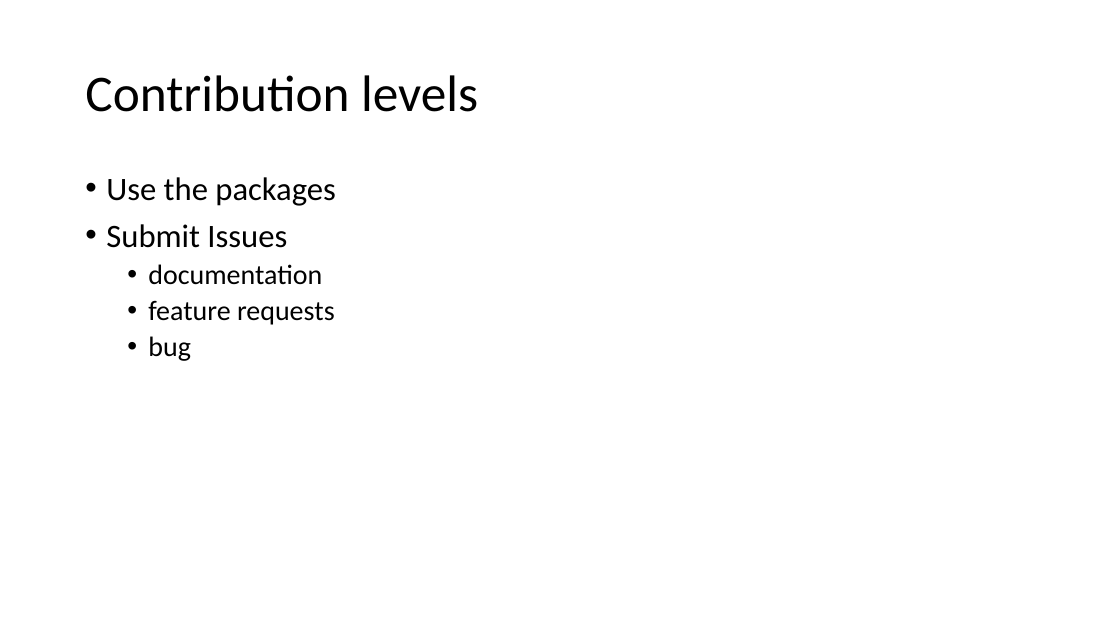
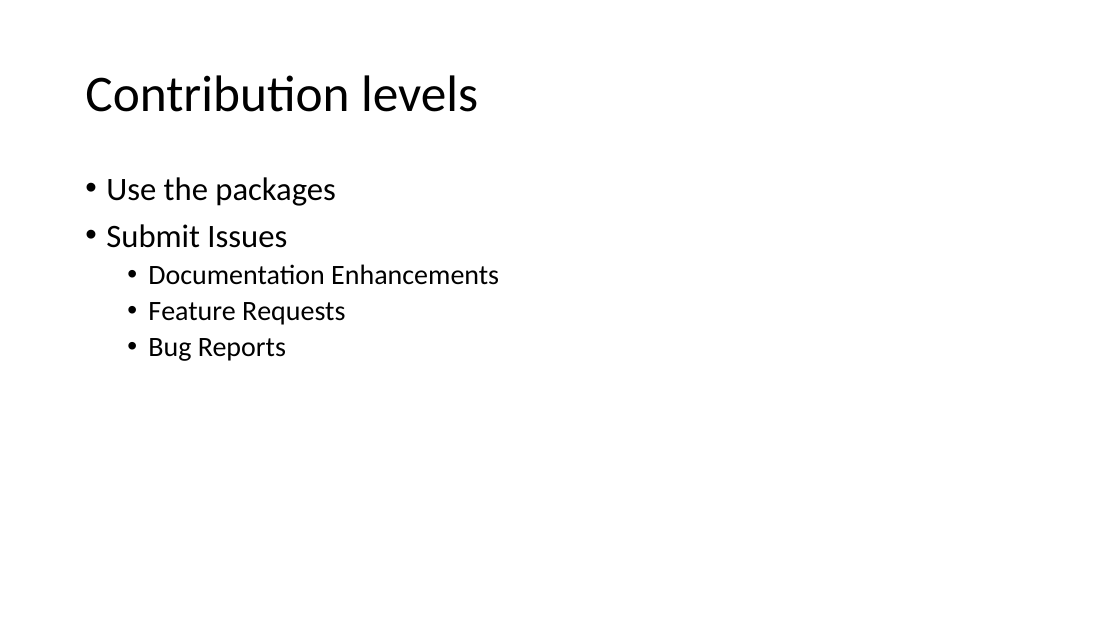
Before and after one commit to posit-conf-2023/r-pharma, a slide deck: slide 14 of 04-pharmaverse/04-Contributing_To_The_Pharmaverse.pptx (slide 7 before the commit). Drawn at 1120x630 pixels with LibreOffice and Linux fonts; fonts in the diff are those of the drawing. Boxes give left, top, right and bottom in pixels: in the first picture for what was removed or moved away, otherwise in the second. Text is boxed around its words. In the diff, an @@ line names an element or a change of style, - is before the commit and + after.

```diff
--- a/04-pharmaverse/04-Contributing_To_The_Pharmaverse.pptx
+++ b/04-pharmaverse/04-Contributing_To_The_Pharmaverse.pptx
@@ text at (148, 264, 499, 361): text changed @@
-  • documentation
-  • feature requests
-  • bug
+  • Documentation Enhancements
+  • Feature Requests
+  • Bug Reports
```
Also in this commit, not shown: 8 other slides changed, 8 slides added, 1 slide removed.
